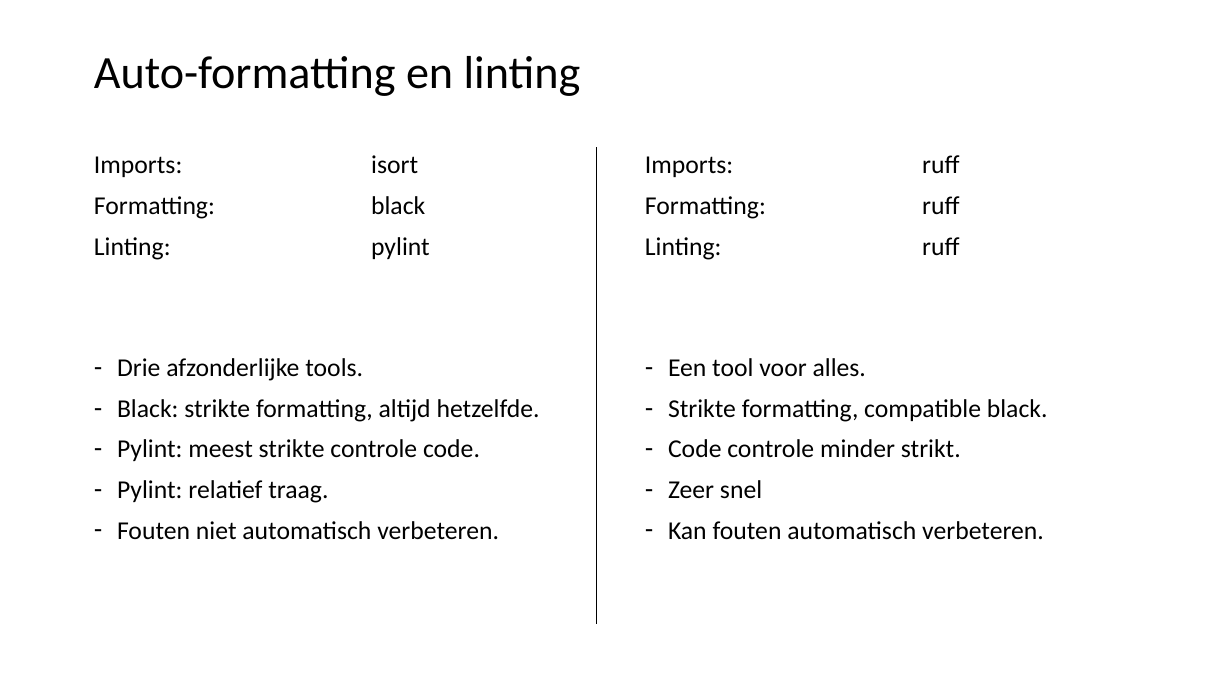
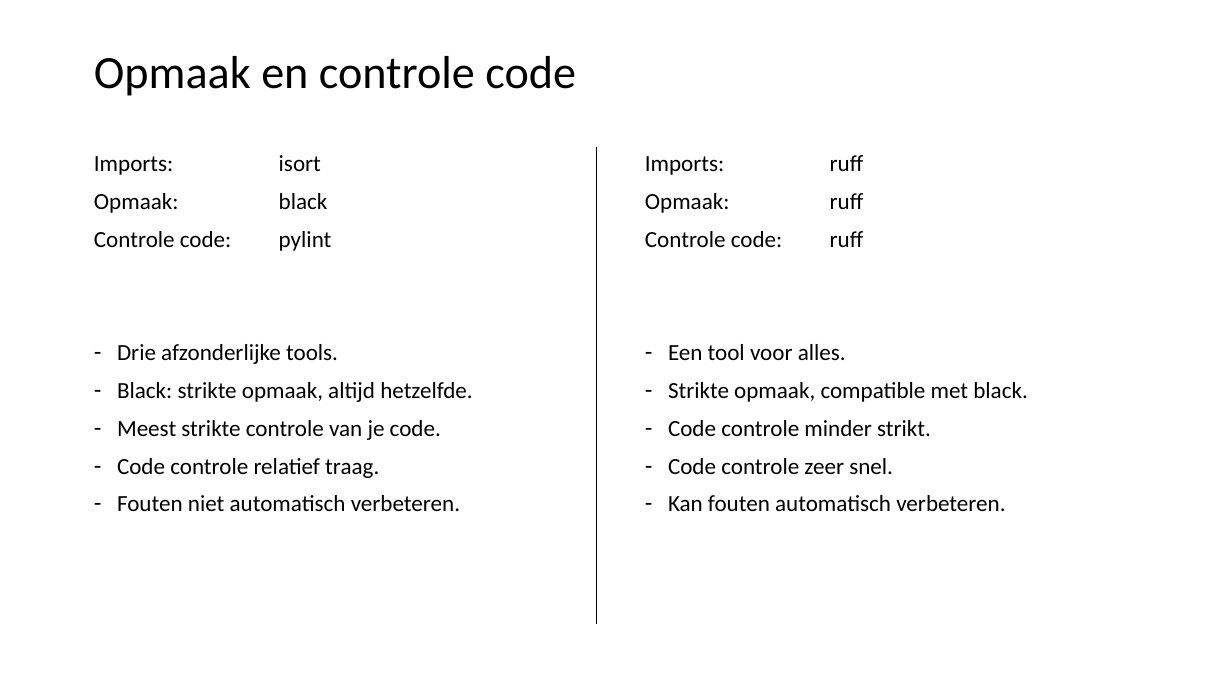
Before and after one commit to LFKoning/knowledge-sharing, a slide deck: slide 8 of python_course_4p/3_production_code/3_production_code.pptx (slide 9 before the commit). Drawn at 1232x693 pixels with LibreOffice and Linux fonts; fonts in the diff are those of the drawing. Boxes give left, top, right and bottom in pixels: in the first picture for what was removed or moved away, otherwise in the second. Text is boxed around its words. In the diff, an @@ line names an element or a change of style, - is before the commit and + after.

```diff
--- a/python_course_4p/3_production_code/3_production_code.pptx
+++ b/python_course_4p/3_production_code/3_production_code.pptx
@@ title at (94, 56, 576, 96): text changed @@
-Auto-formatting en linting
+Opmaak en controle code
@@ text at (94, 155, 460, 511): size 20 to 18 pt in "Imports: isort", "Drie afzonderlijke tools.", "Fouten niet automatisch verbeteren." @@
@@ text at (645, 155, 1005, 511): size 20 to 18 pt in "Imports: ruff", "Een tool voor alles.", "Code controle minder strikt.", "Kan fouten automatisch verbeteren." @@
@@ text at (94, 193, 332, 251): text changed; size 20 to 18 pt @@
-Formatting: black
-Linting: pylint
+Opmaak: black
+Controle code: pylint
@@ text at (645, 193, 864, 247): text changed; size 20 to 18 pt @@
-Formatting: ruff
-Linting: ruff
+Opmaak: ruff
+Controle code: ruff
@@ text at (117, 382, 472, 478): text changed; size 20 to 18 pt @@
-– Black: strikte formatting, altijd hetzelfde.
-– Pylint: meest strikte controle code.
-– Pylint: relatief traag.
+– Black: strikte opmaak, altijd hetzelfde.
+– Meest strikte controle van je code.
+– Code controle relatief traag.
@@ text at (668, 382, 1028, 402): text changed; size 20 to 18 pt @@
-– Strikte formatting, compatible black.
+– Strikte opmaak, compatible met black.
@@ text at (668, 458, 893, 474): text changed; size 20 to 18 pt @@
-– Zeer snel
+– Code controle zeer snel.
```
Also in this commit, not shown: 35 other slides changed, 3 slides added, 3 slides removed, 26 other files.
